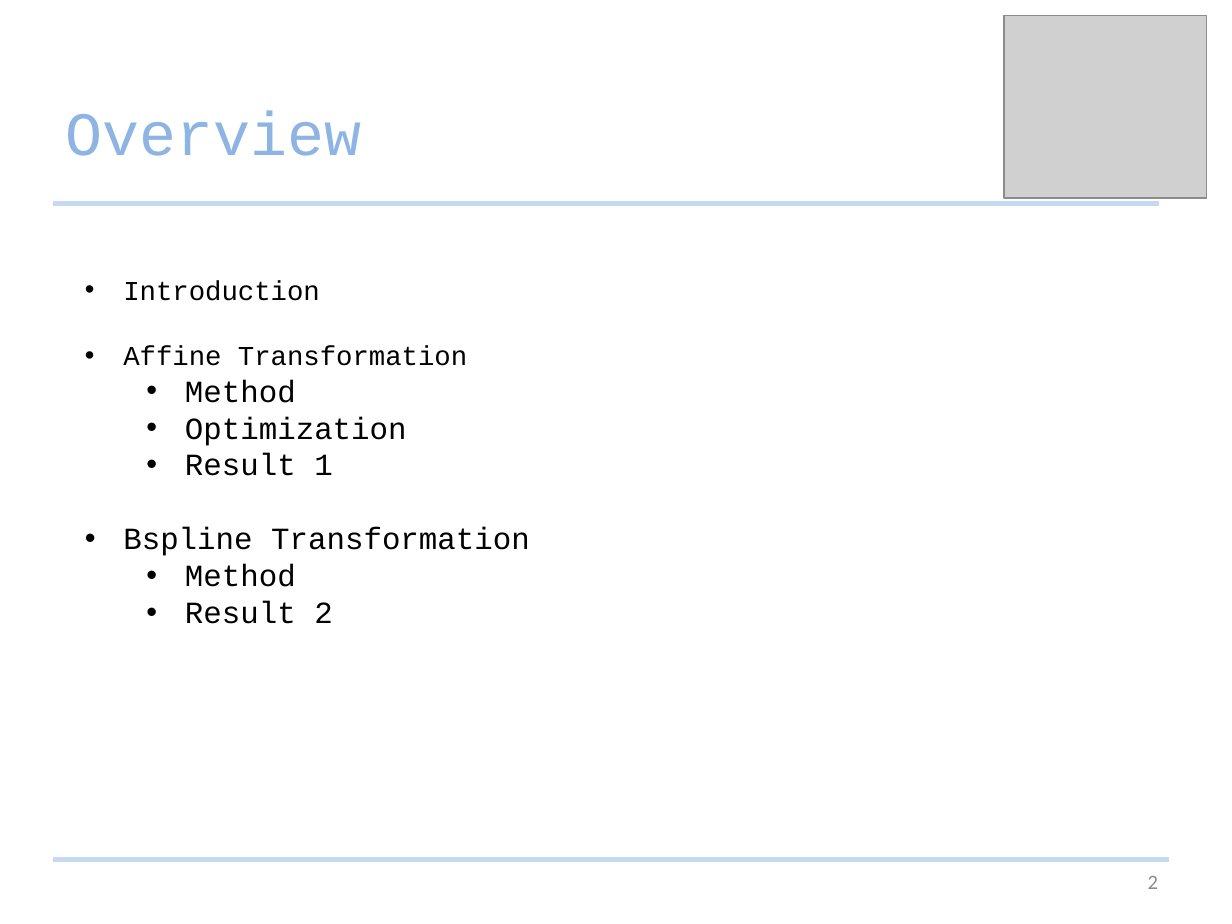
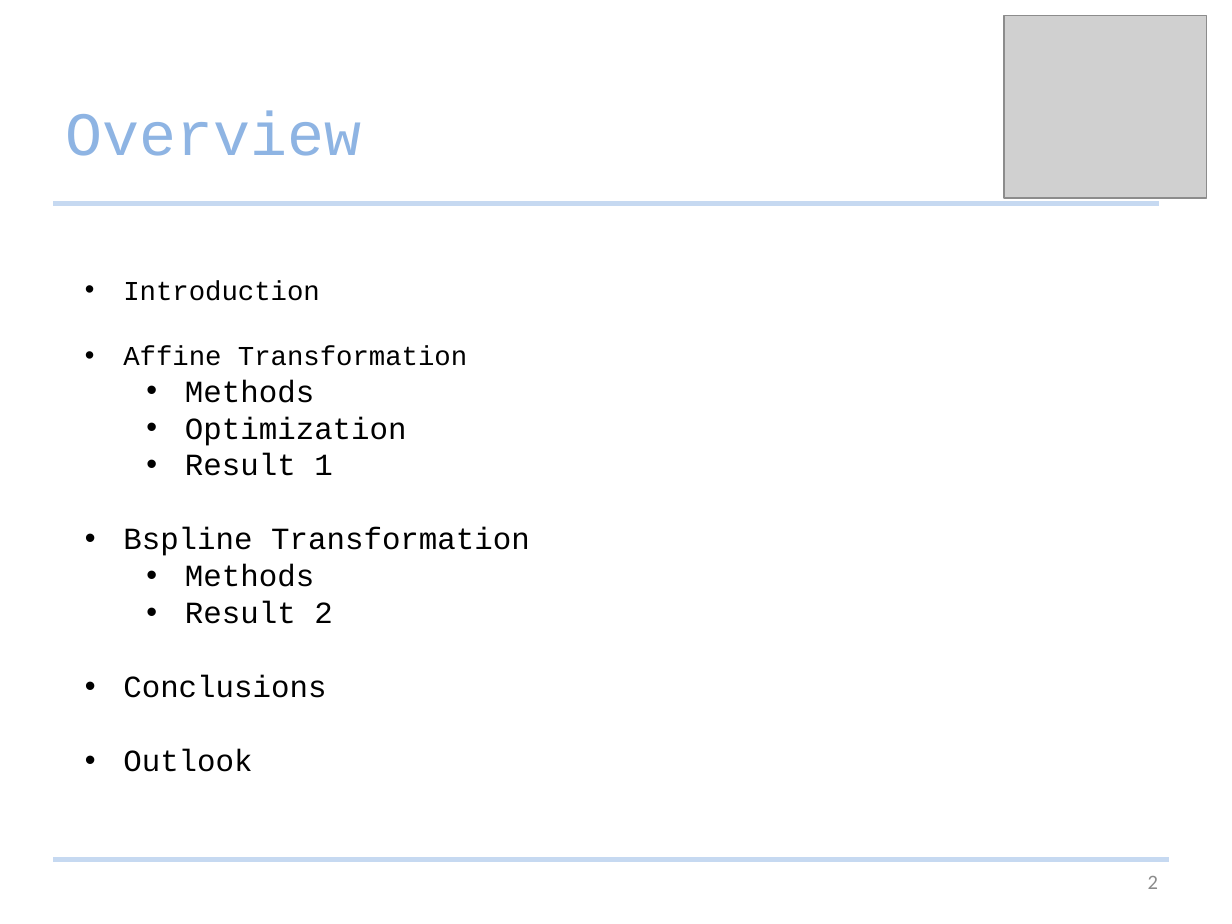
Before and after one commit to Studijacob/MIALab, a slide deck: slide 2 of wd/Documentation/MIALab presentation.pptx. Drawn at 1232x924 pixels with LibreOffice and Linux fonts; fonts in the diff are those of the drawing; grey boxes stand for pictures. Boxes give left, top, right and bottom in pixels: in the first picture for what was removed or moved away, otherwise in the second. Text is boxed around its words. In the diff, an @@ line names an element or a change of style, - is before the commit and + after.

```diff
--- a/wd/Documentation/MIALab presentation.pptx
+++ b/wd/Documentation/MIALab presentation.pptx
@@ text at bbox=[185, 379, 314, 403]: text changed @@
-  • Method
+  • Methods
@@ text at bbox=[185, 564, 314, 587]: text changed @@
-  • Method
+  • Methods
@@ text at bbox=[123, 675, 326, 772]: paragraphs added @@
+• Conclusions
+• Outlook
```
Also in this commit, not shown: 10 other slides changed, 5 slides added, 2 slides removed.
